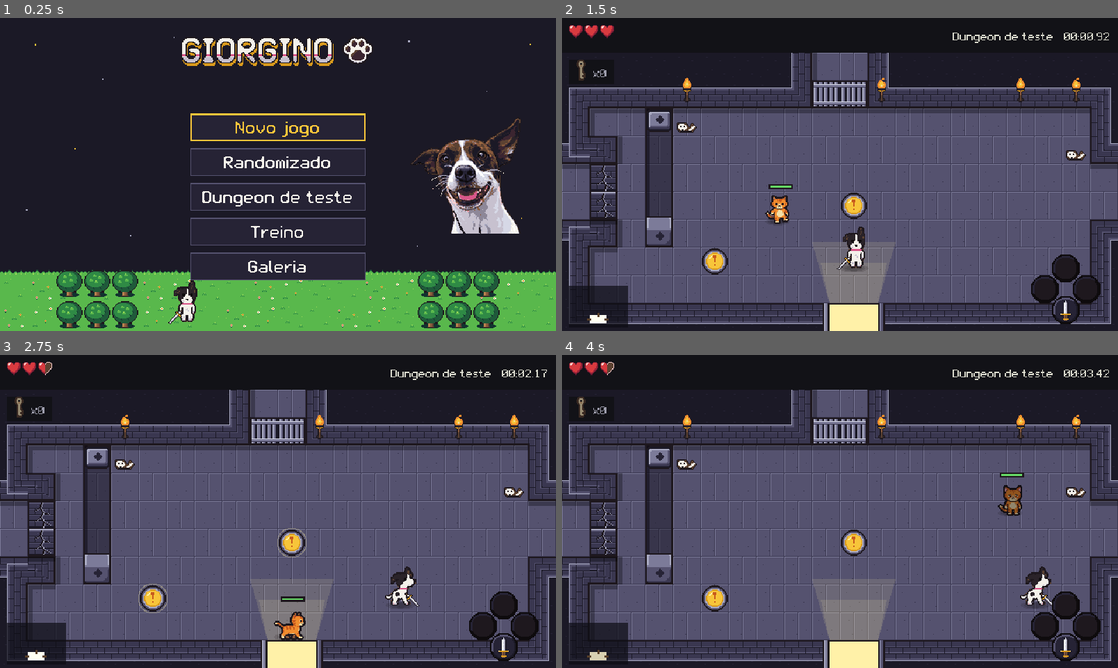
Above: before the commit, frames 1-4 (two rows, left to right).
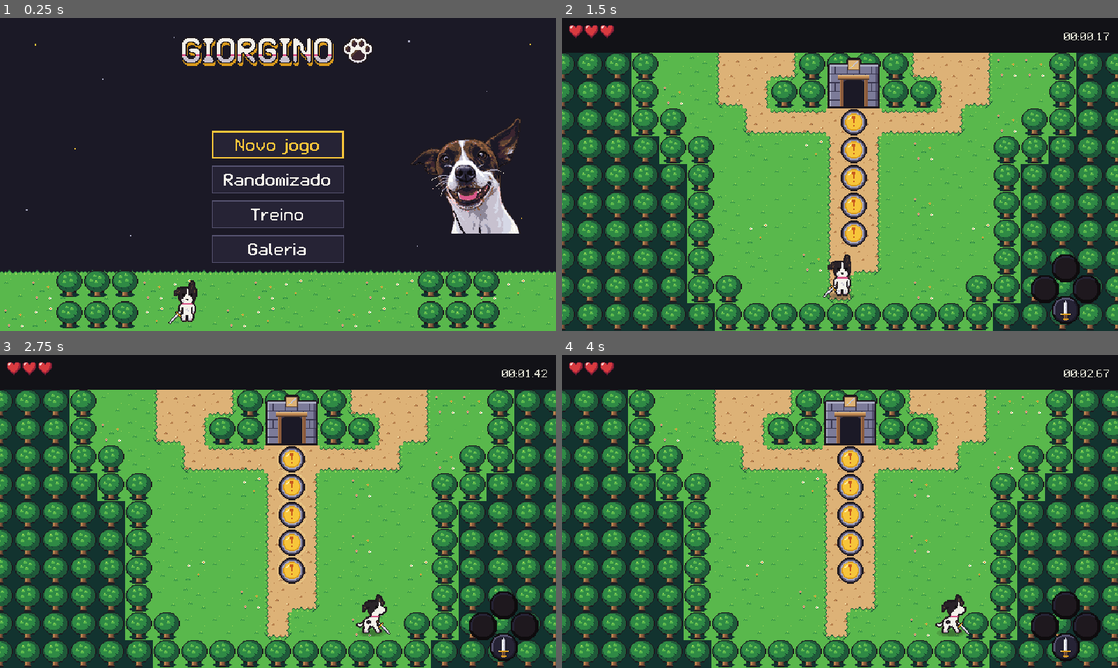
Above: after the commit, the same moments.

Repository: marcelozorza/Alttp2
Game: Godot game, scene res://ui/title_screen.tscn
Two runs of this game, one before a commit and one after it. Both use one fixed random seed, a clock stepped at 60 frames per second and the inputs below.
Inputs (mouse positions are in pixels of both pictures, inside the frame that each line leads up to):
- Up to frame 1 (0.25 s): no input
- Up to frame 2 (1.5 s): click (840, 196) at 0.5 s, where only the run before the commit has a clickable "Dungeon de teste"; click (840, 146) at 1.25 s, where only the run after the commit has a clickable "Novo jogo"
- Up to frame 3 (2.75 s): tap Enter (ui_accept) at 2 s; move the mouse to (400, 495) at 2.02 s; hold D (move_right) from 2.03 s (still down); hold J (attack) from 2.03 s (still down); click (400, 495) at 2.17 s; tap Space (jump) at 2.27 s
- Up to frame 4 (4 s): release D (move_right) at 2.75 s; release J (attack) at 2.75 s; drag from (728, 527) to (851, 652) at 2.77 s; move the mouse to (895, 442) at 3.52 s; hold D (move_right) from 3.53 s (still down); tap L (use_bomb) at 3.6 s

The runs differ from the first frame. In frame 1, 4.4% of the frame differs, in the area x 34-66%, y 30-84%; in frame 2, 85%; in frame 3, 86%; in frame 4, 86%, in the area x 0-100%, y 2-100%.

Commit message:
Menu de título sem a dungeon de teste, e import do retrato
Co-Authored-By: Claude Fable 5.2 <noreply@anthropic.com>
Claude-Session: https://claude.ai/code/session_016s7NevTD4Ho17e5LC6f7CU

Diff:
--- a/tools/smoke_test.gd
+++ b/tools/smoke_test.gd
@@ -452,9 +452,9 @@
 	print("TREINO: sala de teste -> ", _scene_name())
 
 
-## Tutorial: o antigo capítulo 1, avulso, a partir do título, sem gravar.
+## Tutorial: o antigo capítulo 1, avulso, a partir do treino, sem gravar.
 func _check_tutorial() -> void:
-	get_tree().change_scene_to_file(Flow.TITLE_SCENE)
+	get_tree().change_scene_to_file(Flow.TRAINING_SCENE)
 	await _frames(10)
 	await _press("Dungeon de teste")
 	await _frames(10)
--- a/ui/title_screen.gd
+++ b/ui/title_screen.gd
@@ -1,7 +1,8 @@
 extends Control
 ## Tela de título. Continuar o jogo salvo, se houver, começar um jogo novo,
-## jogar o modo randomizado com uma seed, jogar o tutorial, que fica fora do
-## mundo, ou ir ao treino, com cada capítulo avulso e a sala de teste.
+## jogar o modo randomizado com uma seed ou ir ao treino, com a dungeon de
+## teste, cada capítulo avulso e a sala de teste. A dungeon de teste saiu
+## deste menu em 2026-11-13, a pedido de Marcelo: fica no treino e no mundo.
 ##
 ## O jogo novo só grava por cima do salvo quando o personagem vence um
 ## capítulo ou encosta na pedra de salvamento.
@@ -28,7 +29,6 @@
 	if not first:
 		first = new_game
 	column.add_child(MenuKit.button("Randomizado", _on_randomized))
-	column.add_child(MenuKit.button("Dungeon de teste", _on_tutorial))
 	column.add_child(MenuKit.button("Treino", _on_training))
 	column.add_child(MenuKit.button("Galeria", _on_gallery))
 	first.grab_focus.call_deferred()
@@ -49,11 +49,6 @@
 
 
 ## O tutorial é jogado avulso, como no treino: nada é gravado.
-func _on_tutorial() -> void:
-	RunSettings.chapter = ChapterData.TUTORIAL
-	get_tree().change_scene_to_file(Flow.CHAPTER_SCENE)
-
-
 func _on_training() -> void:
 	get_tree().change_scene_to_file(Flow.TRAINING_SCENE)
 
Not shown, added: art/title_portrait.svg.import
Not shown, changed: docs/design.md
